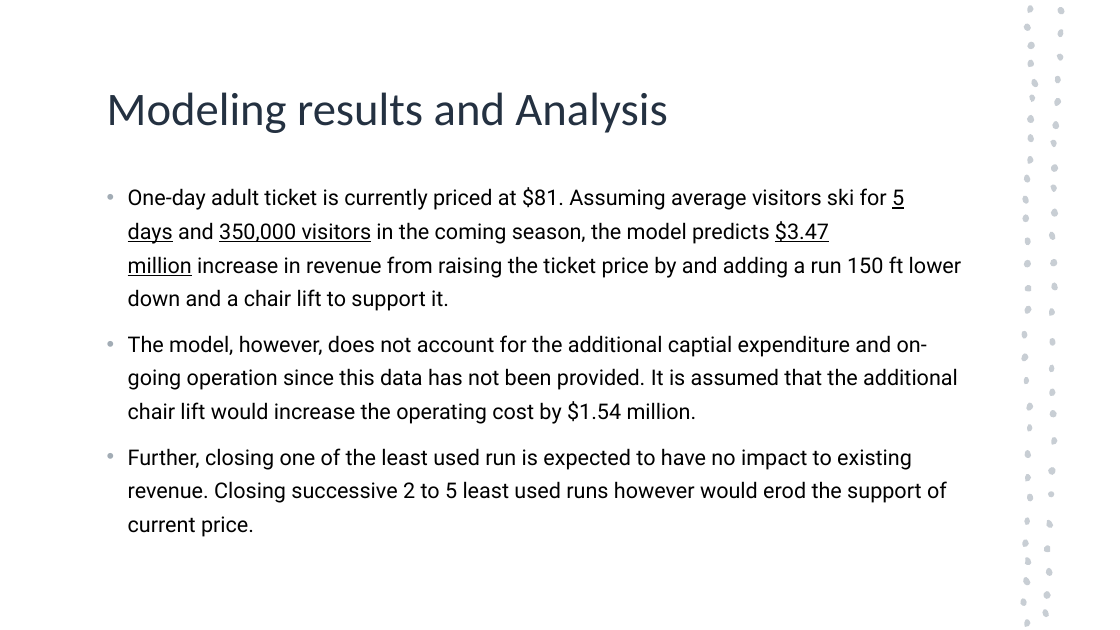
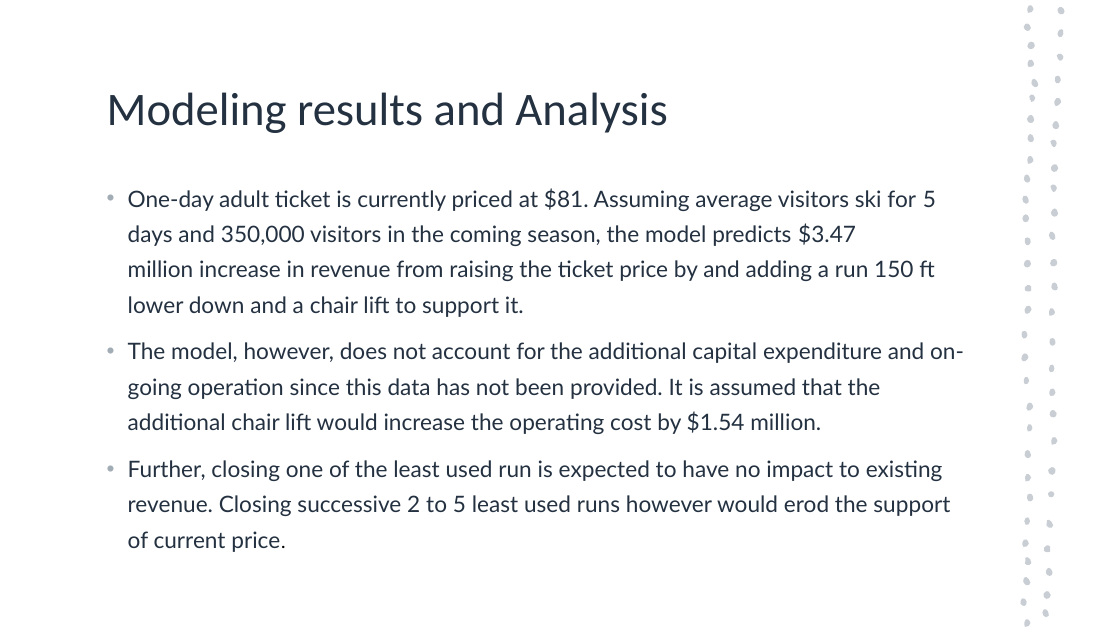
Before and after one commit to batkaw/DataScienceGuidedCapstone, a slide deck: slide 10 of big mountain project.pptm (slide 9 before the commit). Drawn at 1120x630 pixels with LibreOffice and Linux fonts; fonts in the diff are those of the drawing. Boxes give left, top, right and bottom in pixels: in the first picture for what was removed or moved away, otherwise in the second. Text is boxed around its words. In the diff, an @@ line names an element or a change of style, - is before the commit and + after.

```diff
--- a/big mountain project.pptm
+++ b/big mountain project.pptm
@@ text at [128,188,950,552]: size 18.5 to 19.4 pt, font Roboto to Lato, text colour #000000 to #243141 in "One-day adult ticket is currently priced at ...", "Further, closing one of the least used ..."; underline off in "5 days 350,000 visitors $3.47 million" @@
@@ text at [128,342,964,434]: text changed; size 18.5 to 19.4 pt; font Roboto to Lato; text colour #000000 to #243141 @@
-• The model, however, does not account for the additional captial expenditure and on-going operation since this data has not been provided. It is assumed that the additional chair lift would increase the operating cost by $1.54 million.
+• The model, however, does not account for the additional capital expenditure and on-going operation since this data has not been provided. It is assumed that the additional chair lift would increase the operating cost by $1.54 million.
```
Also in this commit, not shown: 4 other slides changed, 1 slide added.
